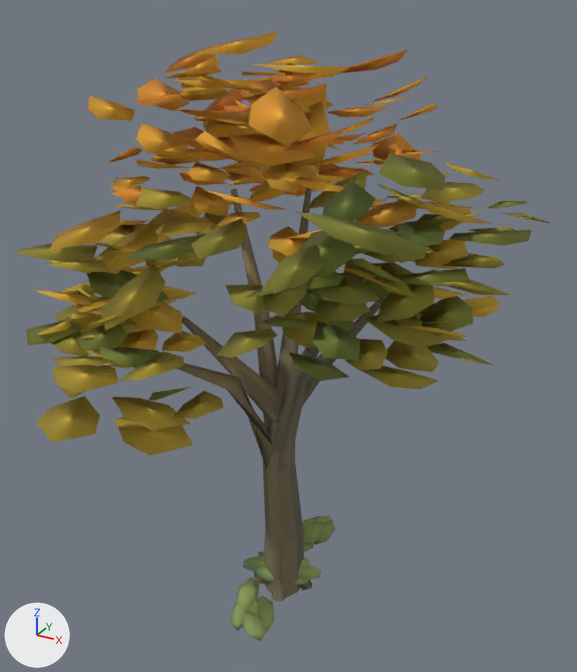
The glTF model data/models/impressionist/ART_TownTree.lod.glb as it was, and as the next commit left it.
Rendered twice from a 50 mm lens placed at (6.25, -11.14, 11.01), pointed at (-0.03, 0.28, 5.31). Arrows for +X, +Y and +Z are at lower left; the lights stay in place. The first picture is the older version. Vertices at exactly the same position are counted once.

The first picture shows 'ART_TownTree'.
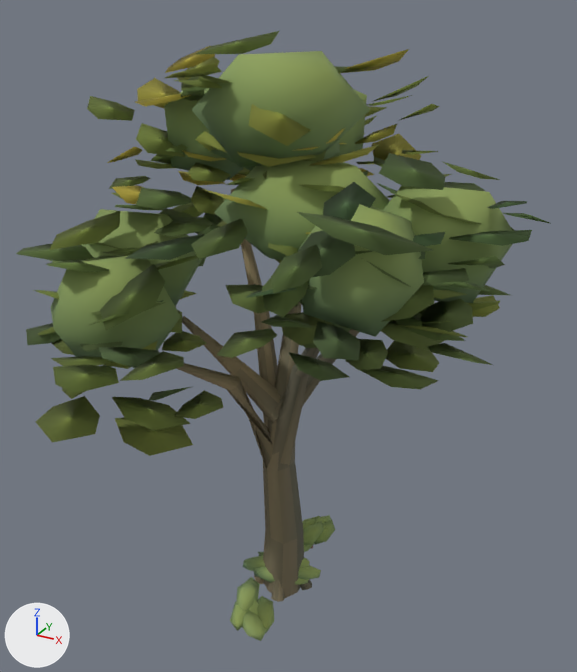
Pixel boxes [x1, y1, x2, y2] of what changed, in the pictures (577 x 672 px):
part 1 of me_art_towntree_001, added (green): after [50, 51, 513, 357]
part 2 of me_art_towntree_001, recoloured (darker): [16, 31, 551, 456] in both

Patch to the scene script:
```diff
--- a/data/models/impressionist/ART_TownTree.lod.glb.py
+++ b/data/models/impressionist/ART_TownTree.lod.glb.py
@@ me_art_towntree_001 @@
 # used by ob_art_towntree; location = (0.0, 0.0, 0.0)
-me_art_towntree_001.from_pydata(...)  # 2004 vertices, 2860 faces; spans x -4.55..4.13, y -4.39..4.58, z -0.05..10.34
+me_art_towntree_001.from_pydata(...)  # 2112 vertices, 3040 faces; spans x -4.55..4.13, y -4.39..4.58, z -0.05..10.34
+# me_art_towntree_001 part 1
+# 108 vertices are added at x -3.67..3.63, y -3.18..3.99, z 5.41..10.1
+# 180 new faces join them, mat_hk_leafdark
+# me_art_towntree_001 part 2: 2016 kept faces spanning x -4.55..4.13, y -4.39..4.58, z 4.7..10.34 get new vertex colours
 me_art_towntree_001.materials.append(mat_art_treebark)
```
